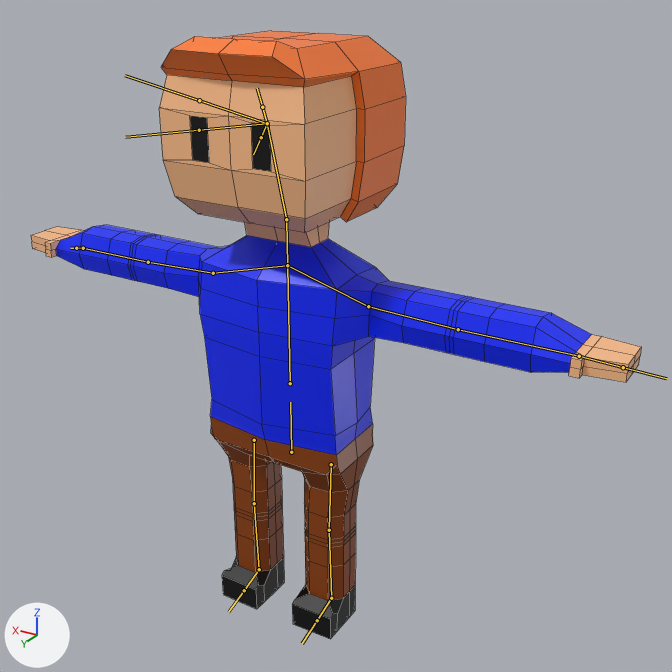
Two versions of the FBX model Assets/SimpleCharacterfbx.fbx, one commit apart.
Camera for both pictures: a camera (50 mm lens) standing at (-5.97, 8.83, 6.22) and looking at (-0.6, -0.12, 1.74). The lights are fixed; the arrows at lower left show +X, +Y and +Z. The bones that bend it are drawn over the model as lines. Mesh edges are drawn as thin lines.
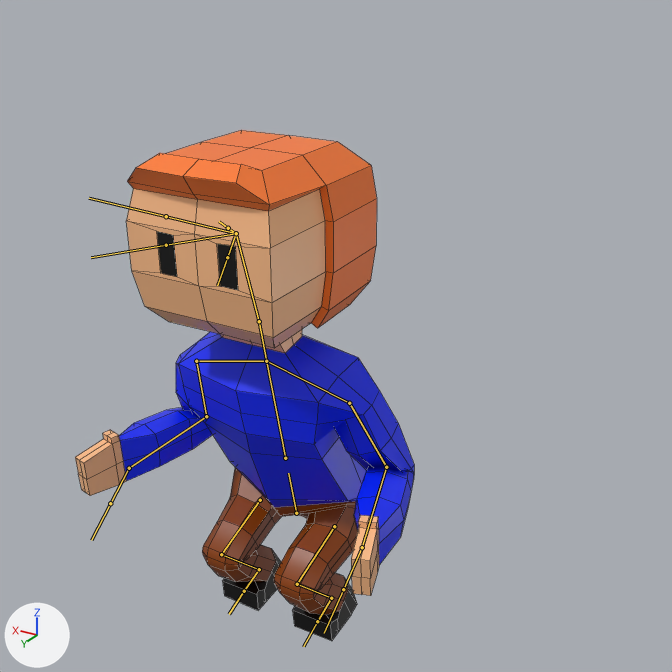
The newer file adds an action. The first version stands in its rest pose; the second is drawn at frame 9 of the action 'Armature|JumpEnd'.

What the commit changed:
Bone 'LowerBody' (bone_lowerbody) moves from (0.0, 0.0, 0.0) to (0.0, -1.0, -0.09).
Bone 'LowerBody' (bone_lowerbody) turns from (0, 0, 0) to (13, 0, 0) degrees about its own x, y and z.
Bone 'Head' (bone_head) turns from (0, 0, 0) to (-12, 0, 0) degrees about its own x, y and z.
Bone 'UArm.L' (bone_uarm_l) turns from (0, 0, 0) to (-24, -6, -67) degrees about its own x, y and z.
Bone 'LArm.L' (bone_larm_l) turns from (0, 0, 0) to (99, 4, -37) degrees about its own x, y and z.
Bone 'UArm.R' (bone_uarm_r) turns from (0, 0, 0) to (-22, 9, 72) degrees about its own x, y and z.
Bone 'LArm.R' (bone_larm_r) turns from (0, 0, 0) to (99, -9, 31) degrees about its own x, y and z.
Bone 'Leg.L' (bone_leg_l) turns from (0, 0, 0) to (80, 1, 0) degrees about its own x, y and z.
Bone 'LowerLeg.L' (bone_lowerleg_l) turns from (0, 0, 0) to (-111, 1, 0) degrees about its own x, y and z.
Bone 'Foot.L' (bone_foot_l) turns from (0, 0, 0) to (39, 0, 0) degrees about its own x, y and z.
Bone 'Leg.R' (bone_leg_r) turns from (0, 0, 0) to (80, -1, 0) degrees about its own x, y and z.
Bone 'LowerLeg.R' (bone_lowerleg_r) turns from (0, 0, 0) to (-111, -1, 0) degrees about its own x, y and z.
Bone 'Foot.R' (bone_foot_r) turns from (0, 0, 0) to (41, 0, 0) degrees about its own x, y and z.

Where the change shows, as pixel boxes (x1, y1, x2, y2) in the pictures (672 x 672 px):
'Cube', posed (44% narrower, 16% shorter)
    before: (31, 31, 641, 639)
    after: (75, 130, 414, 641)
bone 'LowerBody', root to tip
    before: (291, 452) to (290, 402)
    after: (296, 513) to (288, 473)
bone 'Head', root to tip
    before: (286, 219) to (267, 123)
    after: (259, 321) to (236, 233)
bone 'UArm.L', root to tip
    before: (368, 306) to (458, 329)
    after: (349, 403) to (386, 467)
bone 'LArm.L', root to tip
    before: (458, 329) to (579, 356)
    after: (386, 467) to (362, 547)
bone 'UArm.R', root to tip
    before: (213, 273) to (148, 262)
    after: (196, 361) to (206, 416)
bone 'LArm.R', root to tip
    before: (148, 262) to (83, 248)
    after: (206, 416) to (129, 468)
bone 'Leg.L', root to tip
    before: (331, 464) to (329, 530)
    after: (334, 526) to (297, 584)
bone 'LowerLeg.L', root to tip
    before: (329, 530) to (331, 598)
    after: (297, 584) to (331, 598)
bone 'Foot.L', root to tip
    before: (331, 598) to (317, 620)
    after: (331, 598) to (317, 621)
bone 'Leg.R', root to tip
    before: (254, 440) to (254, 503)
    after: (260, 500) to (221, 554)
bone 'LowerLeg.R', root to tip
    before: (254, 503) to (259, 569)
    after: (221, 554) to (259, 569)
bone 'Foot.R', root to tip
    before: (259, 569) to (244, 590)
    after: (259, 569) to (244, 591)
